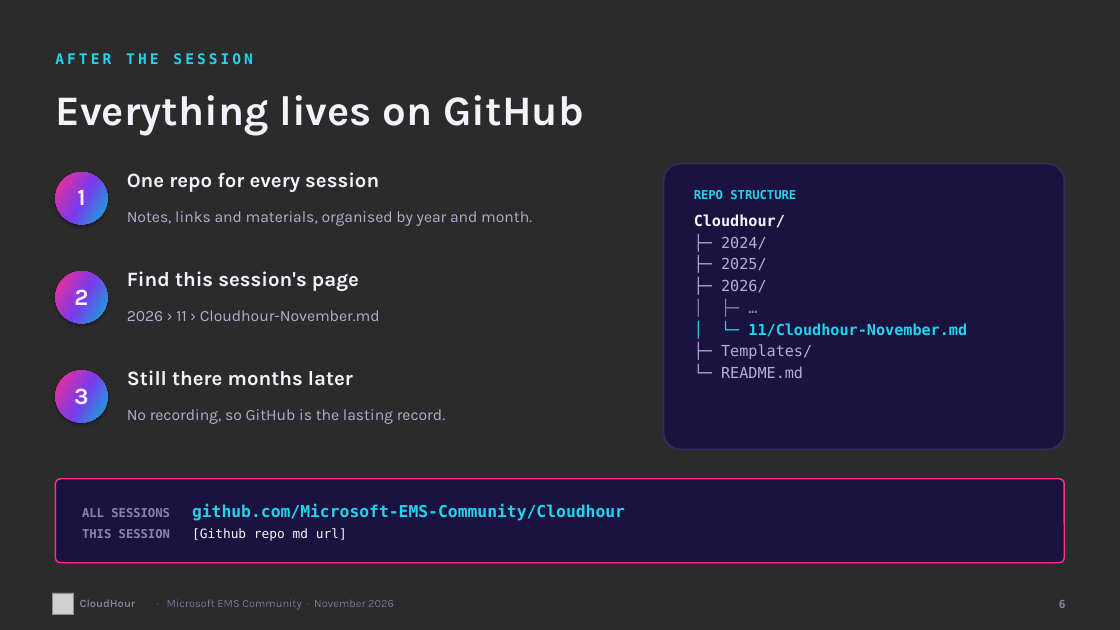
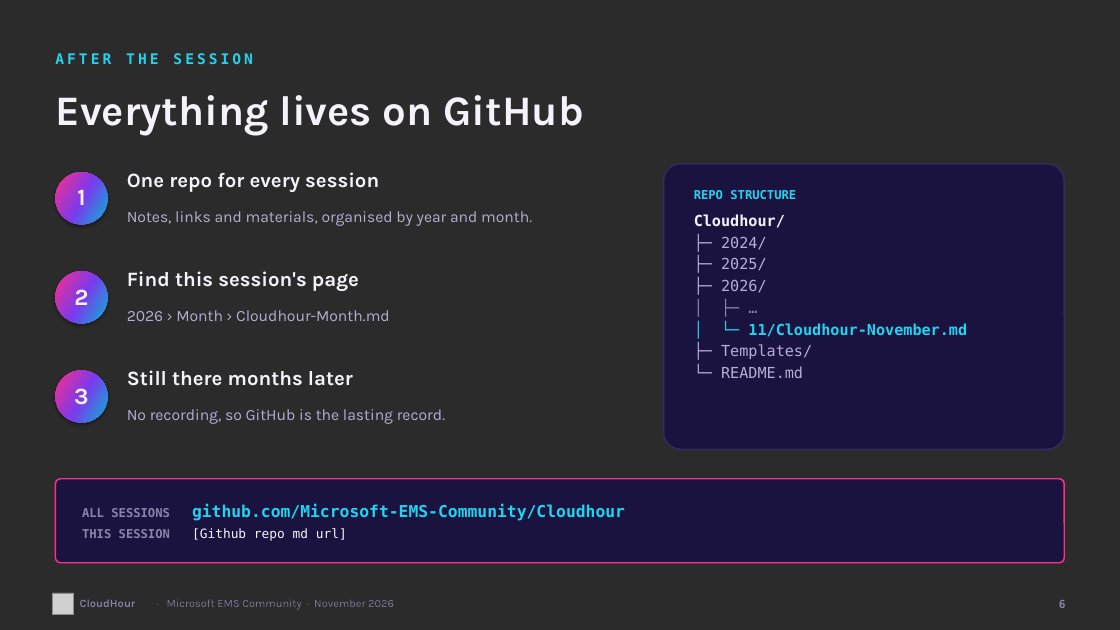
Before and after one commit to Microsoft-EMS-Community/Cloudhour, a slide deck: slide 7 of Templates/CloudHour - Template.potx. Drawn at 1120x630 pixels with LibreOffice and Linux fonts; fonts in the diff are those of the drawing; grey boxes stand for pictures; background and template pictures are left out; a plain dark background stands for a picture behind light text. Boxes give left, top, right and bottom in pixels: in the first picture for what was removed or moved away, otherwise in the second. Text is boxed around its words. In the diff, an @@ line names an element or a change of style, - is before the commit and + after.

```diff
--- a/Templates/CloudHour - Template.potx
+++ b/Templates/CloudHour - Template.potx
@@ text at (x1=127, y1=310, x2=390, y2=321): text changed @@
-2026 › 11 › Cloudhour-November.md
+2026 › Month › Cloudhour-Month.md
```
